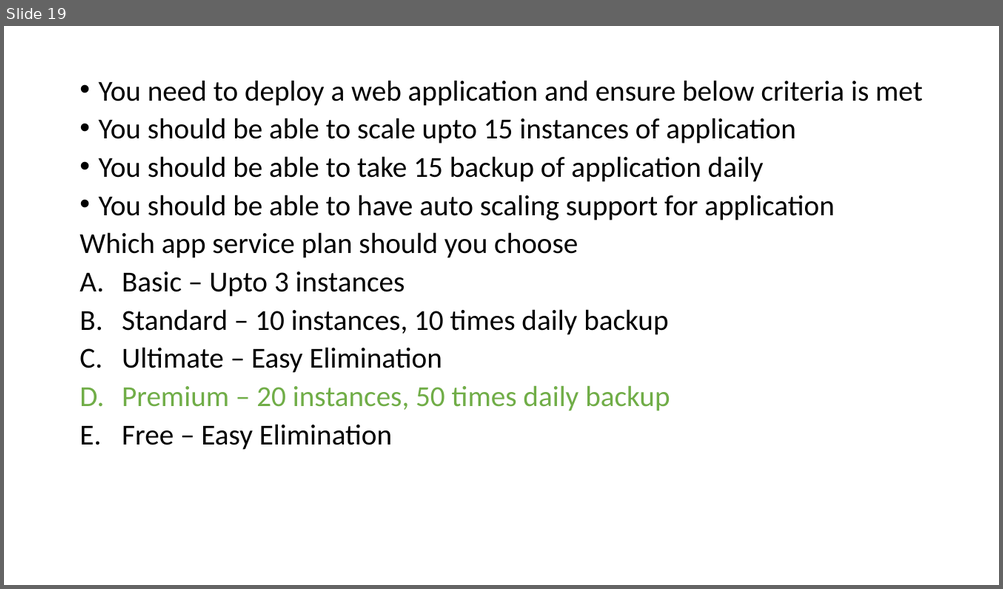
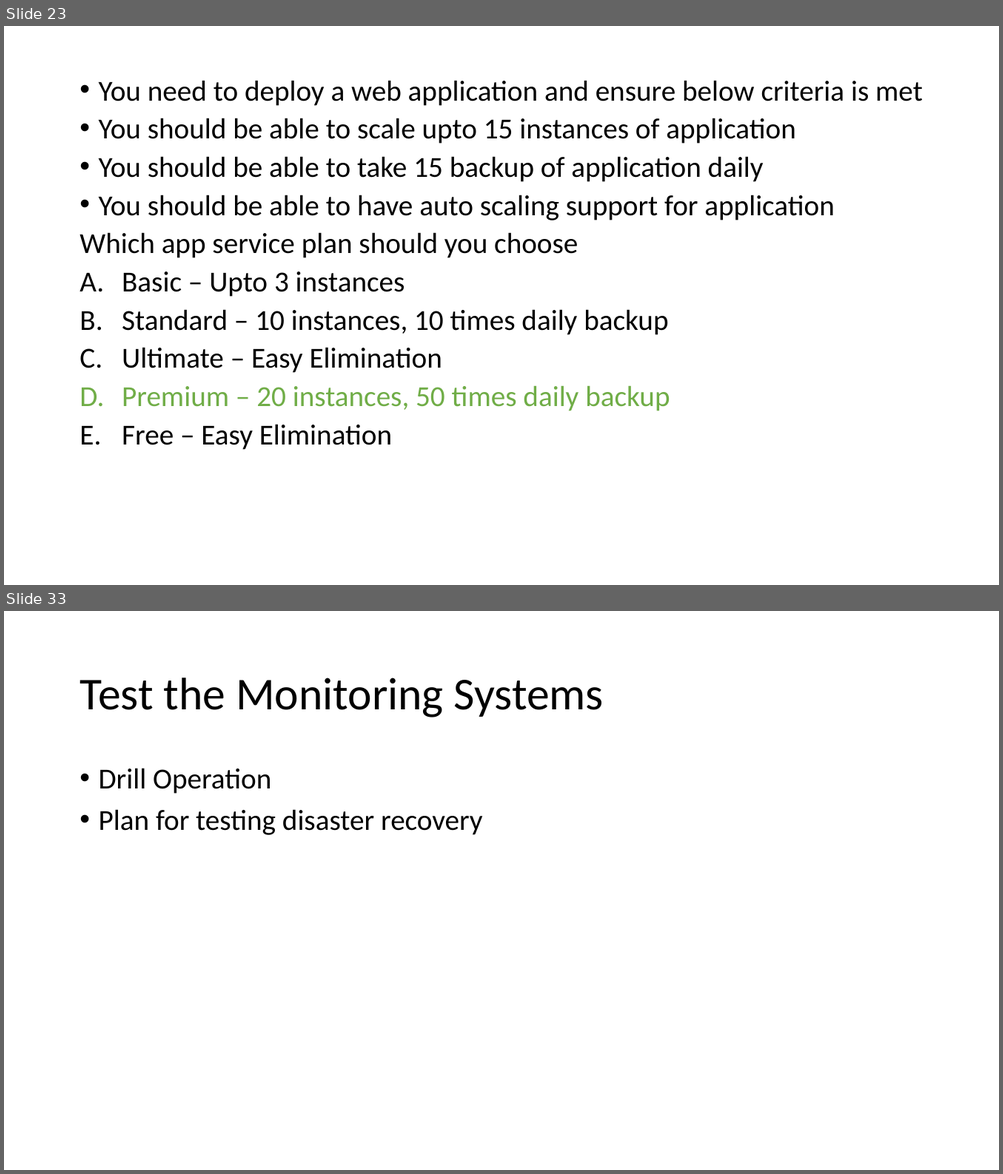
Before and after one commit to BhavaniN5/03June-AZ305, a slide deck: Business Continuity and Resiliency.pptx. Shown one above the other, each under a label of ours: slide 19 before the commit, slides 23 and 33 after it; the slides between them are not shown. The pictures are 1003x589 and 1003x1174 pixels, drawn with LibreOffice and Linux fonts; fonts in the diff are those of the drawing. Boxes give left, top, right and bottom in pixels: in the first picture for what was removed or moved away, otherwise in the second. Text is boxed around its words. In the diff, an @@ line names an element or a change of style, - is before the commit and + after.

```diff
--- a/Business Continuity and Resiliency.pptx
+++ b/Business Continuity and Resiliency.pptx
@@ slide 33 added at box(4, 611, 999, 1170), background #FFFFFF @@
@@ title added at box(79, 678, 603, 718), 44 pt, text #000000 @@
+Test the Monitoring Systems
@@ text added at box(99, 768, 483, 835), 28 pt, text #000000 @@
+• Drill Operation
+• Plan for testing disaster recovery
@@ what was slide 19 is now slide 23 @@
```
Also in this commit, not shown: 13 other slides added.
